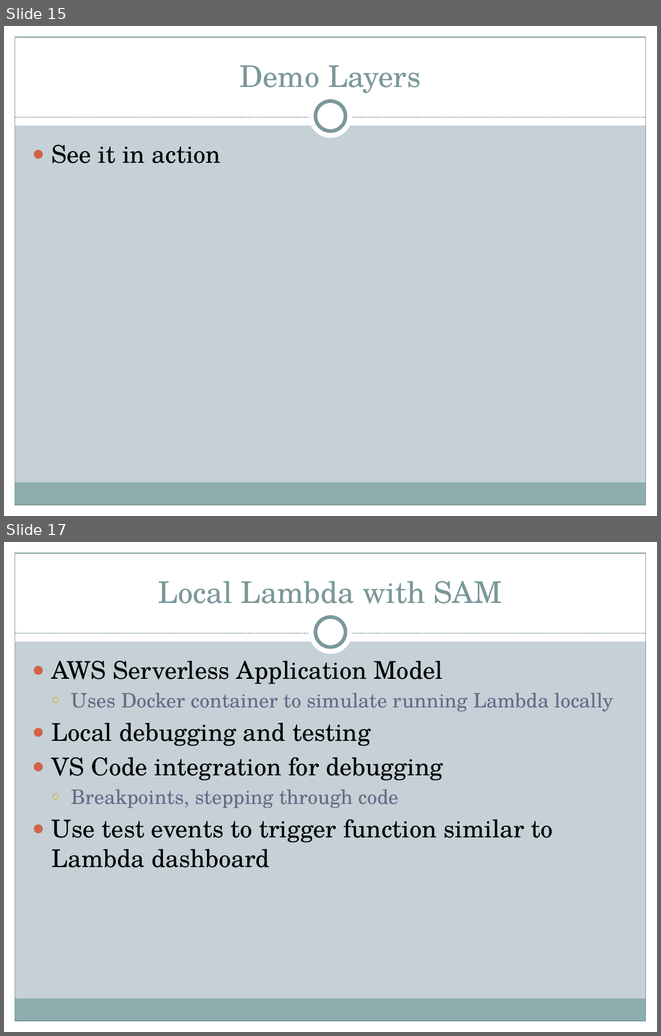
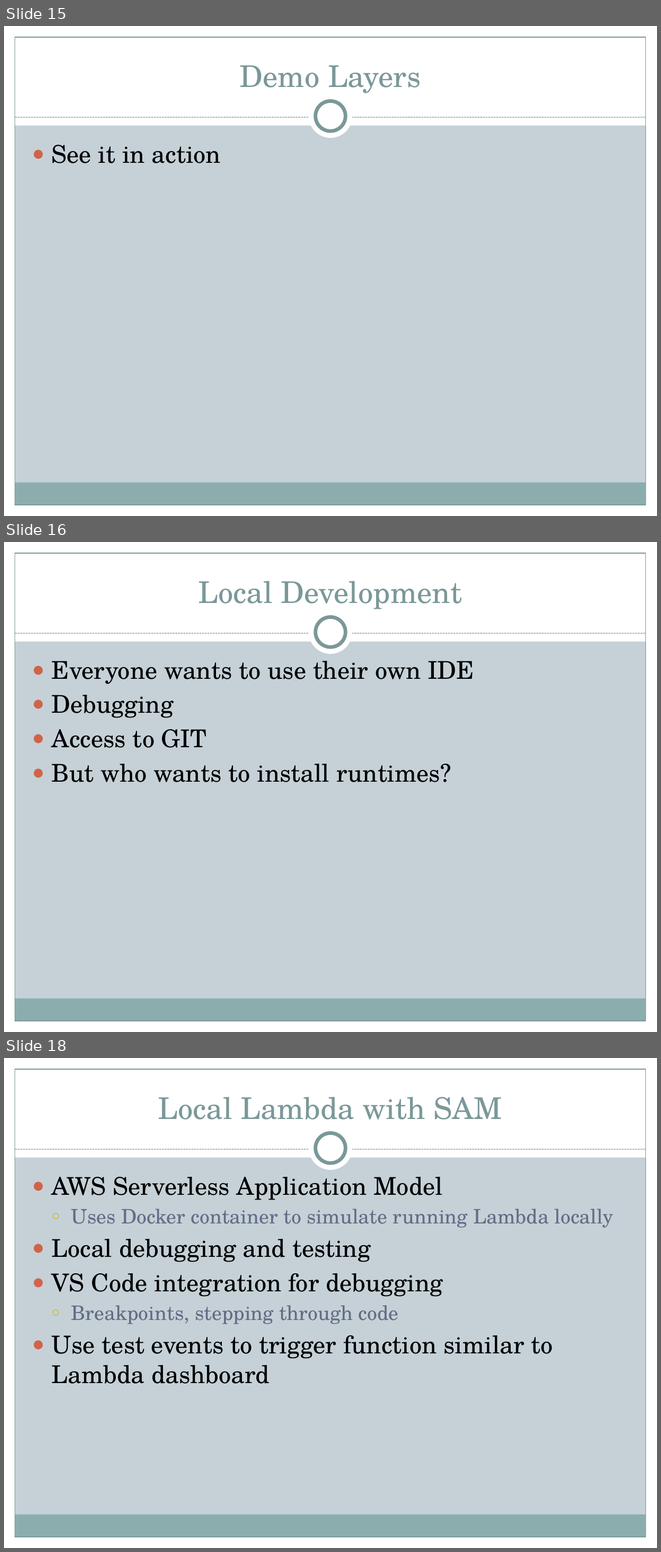
Before and after one commit to motobreath/lambda-lambda-lambda, a slide deck: lambda-lambda-lambda.pptx. Shown one above the other, each under a label of ours: slides 15 and 17 before the commit, slides 15, 16 and 18 after it; the slides between them are not shown. The pictures are 661x1036 and 661x1552 pixels, drawn with LibreOffice and Linux fonts; fonts in the diff are those of the drawing. Boxes give left, top, right and bottom in pixels: in the first picture for what was removed or moved away, otherwise in the second. Text is boxed around its words. In the diff, an @@ line names an element or a change of style, - is before the commit and + after.

```diff
--- a/lambda-lambda-lambda.pptx
+++ b/lambda-lambda-lambda.pptx
@@ slide 16 added at (4, 542, 657, 1032), background #C5D1D7; not listed: 9 template elements that a slide beside it also shows @@
@@ title added at (199, 581, 462, 609), 33 pt, text #7C999A @@
+Local Development
@@ text added at (52, 661, 474, 782), 27 pt, text #000000 @@
+● Everyone wants to use their own IDE
+● Debugging
+● Access to GIT
+● But who wants to install runtimes?
@@ what was slide 17 is now slide 18 @@
```
Also in this commit, not shown: 9 slides changed, 5 other slides added.
